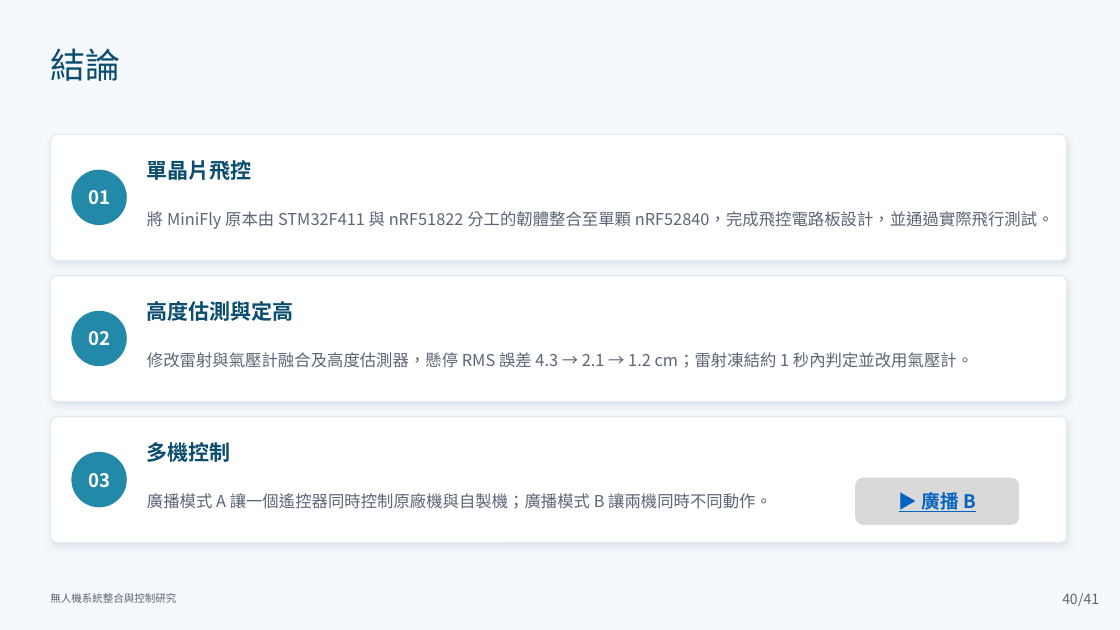
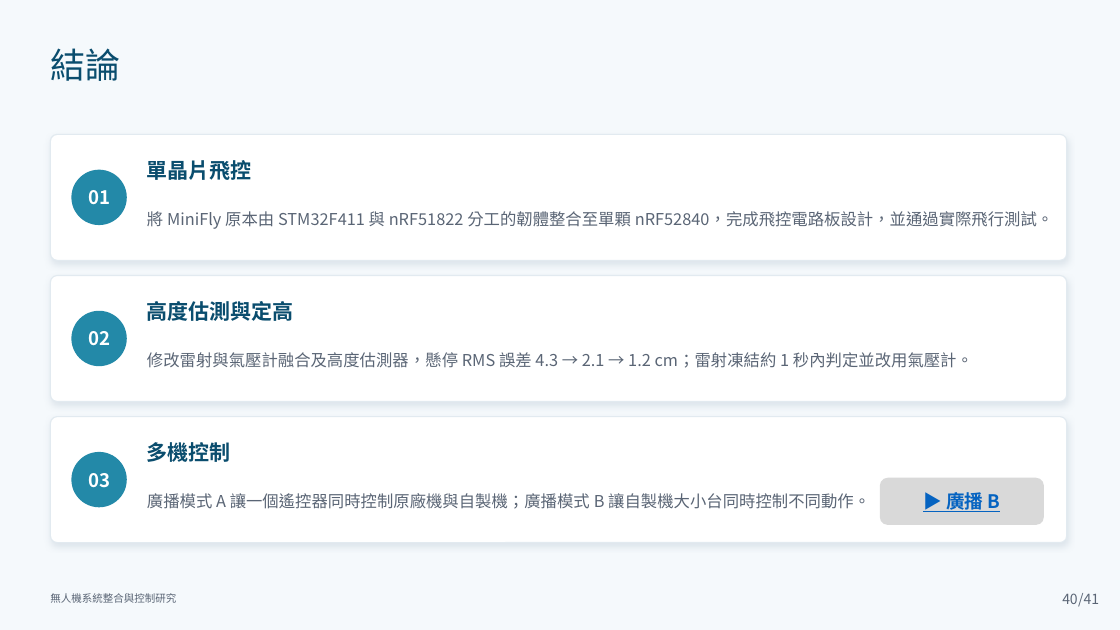
Before and after one commit to lingken1028/-, a slide deck: slide 40 of 無人機系統整合與控制研究_口試簡報 2.pptx. Drawn at 1120x630 pixels with LibreOffice and Linux fonts; fonts in the diff are those of the drawing. Boxes give left, top, right and bottom in pixels: in the first picture for what was removed or moved away, otherwise in the second. Text is boxed around its words. In the diff, an @@ line names an element or a change of style, - is before the commit and + after.

```diff
--- a/無人機系統整合與控制研究_口試簡報 2.pptx
+++ b/無人機系統整合與控制研究_口試簡報 2.pptx
@@ rounded rectangle "▶ 廣播 B" moved from (x1=855, y1=478, x2=1019, y2=525) to (x1=880, y1=478, x2=1044, y2=525) @@
@@ text at (x1=147, y1=493, x2=870, y2=509): text changed @@
-廣播模式 A 讓一個遙控器同時控制原廠機與自製機；廣播模式 B 讓兩機同時不同動作。
+廣播模式 A 讓一個遙控器同時控制原廠機與自製機；廣播模式 B 讓自製機大小台同時控制不同動作。
```
Also in this commit, not shown: 3 other slides changed.
